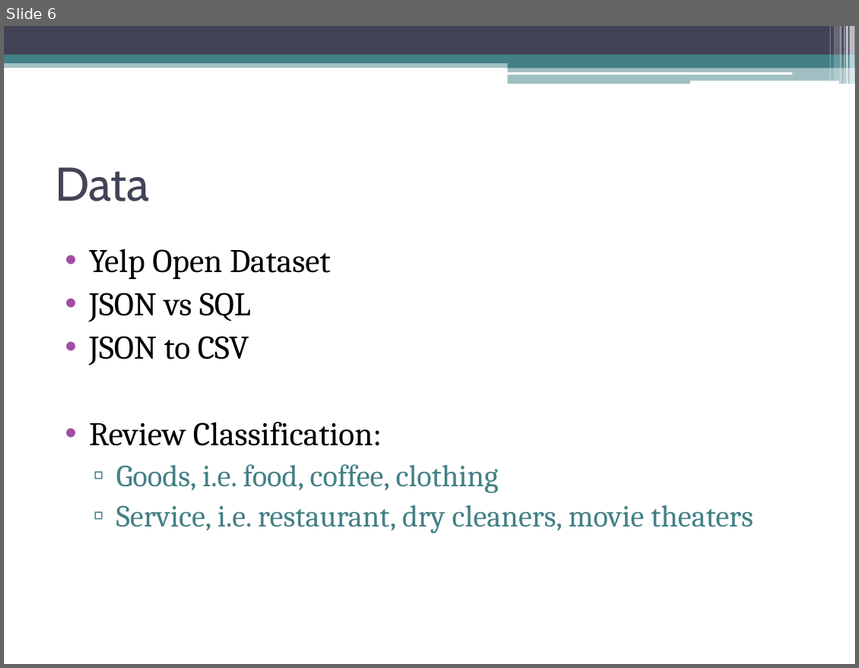
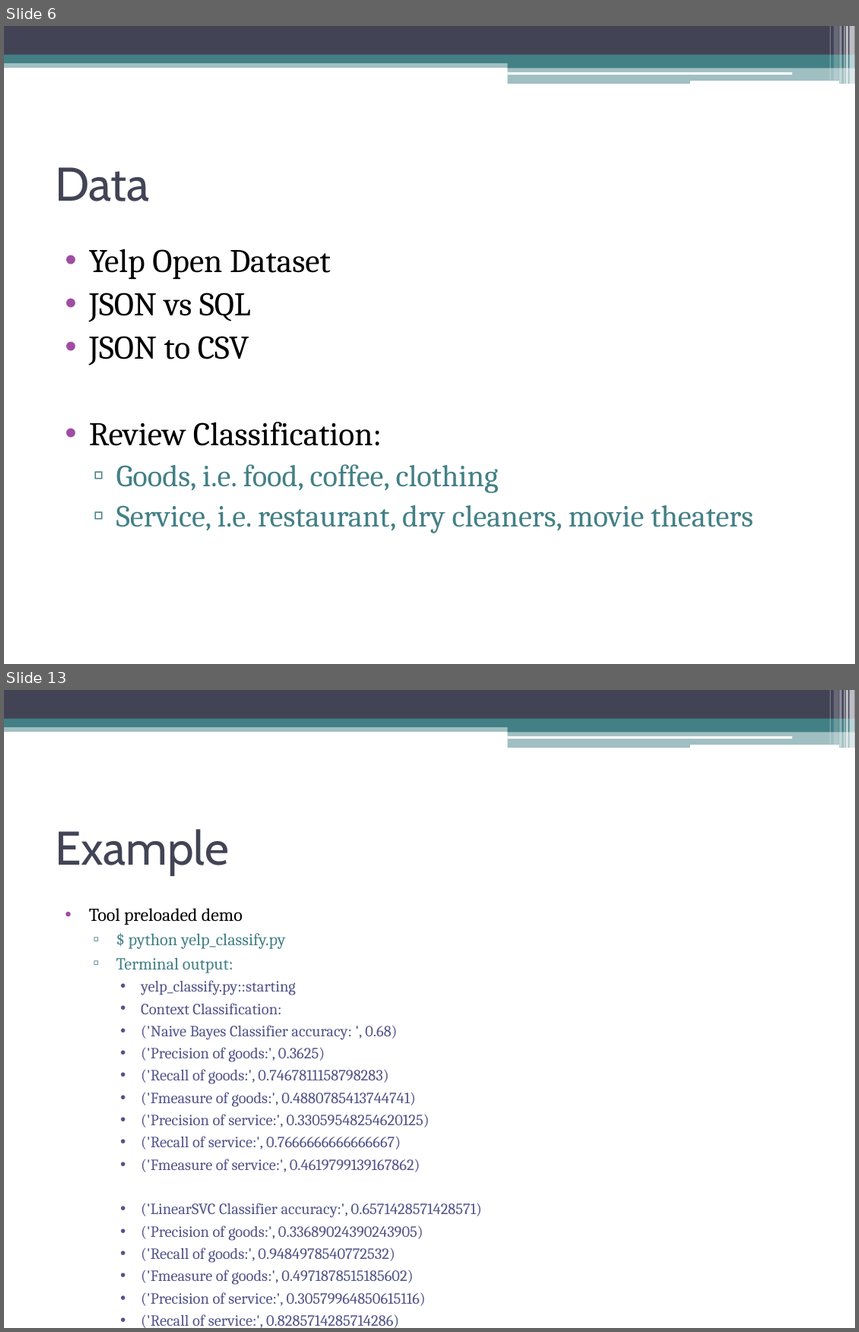
Before and after one commit to dheerajpatta/CS410-Project, a slide deck: Yelp.pptx. Shown one above the other, each under a label of ours: slide 6 before the commit, slides 6 and 13 after it; the slides between them are not shown. The pictures are 859x668 and 859x1332 pixels, drawn with LibreOffice and Linux fonts; fonts in the diff are those of the drawing. Boxes give left, top, right and bottom in pixels: in the first picture for what was removed or moved away, otherwise in the second. Text is boxed around its words. In the diff, an @@ line names an element or a change of style, - is before the commit and + after.

```diff
--- a/Yelp.pptx
+++ b/Yelp.pptx
@@ slide 13 added at bbox=[4, 690, 855, 1328], background #FFFFFF; not listed: 13 template elements that a slide beside it also shows @@
@@ title added at bbox=[55, 829, 229, 875], 40 pt, text #424456 @@
+Example
@@ text added at bbox=[89, 908, 482, 1328], 13.2 pt, text #53548A @@
+• Tool preloaded demo
+  ▫ $ python yelp_classify.py
+  ▫ Terminal output:
+    • yelp_classify.py::starting
+    • Context Classification:
+    • ('Naive Bayes Classifier accuracy: ', 0.68)
+    • ('Precision of goods:', 0.3625)
+    • ('Recall of goods:', 0.7467811158798283)
+    • ('Fmeasure of goods:', 0.4880785413744741)
+    • ('Precision of service:', 0.33059548254620125)
+    • ('Recall of service:', 0.7666666666666667)
+    • ('Fmeasure of service:', 0.4619799139167862)
+    • ('LinearSVC Classifier accuracy:', 0.6571428571428571)
+    • ('Precision of goods:', 0.33689024390243905)
+    • ('Recall of goods:', 0.9484978540772532)
+    • ('Fmeasure of goods:', 0.4971878515185602)
+    • ('Precision of service:', 0.30579964850615116)
+    • ('Recall of service:', 0.8285714285714286)
+    • ('Fmeasure of service:', 0.4467265725288832)
```
Also in this commit, not shown: 2 slides changed, 7 other slides added, 16 other files.
